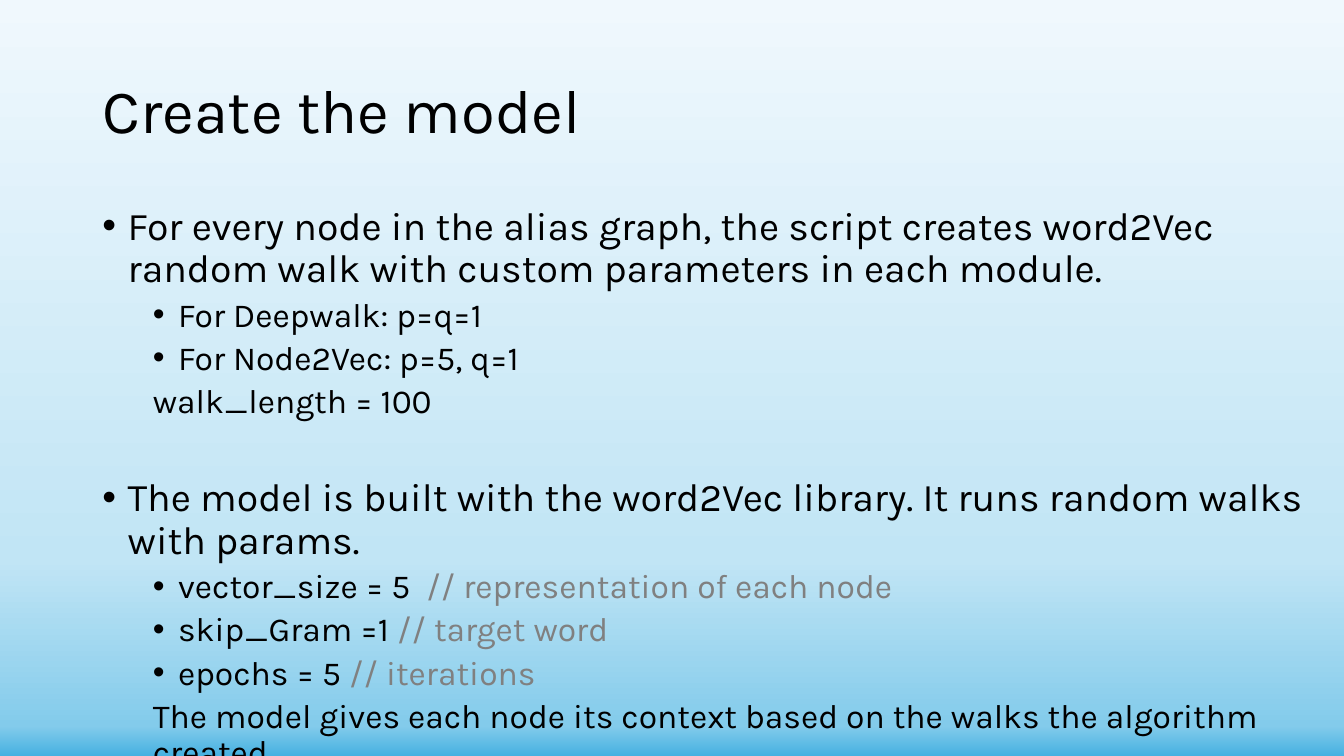
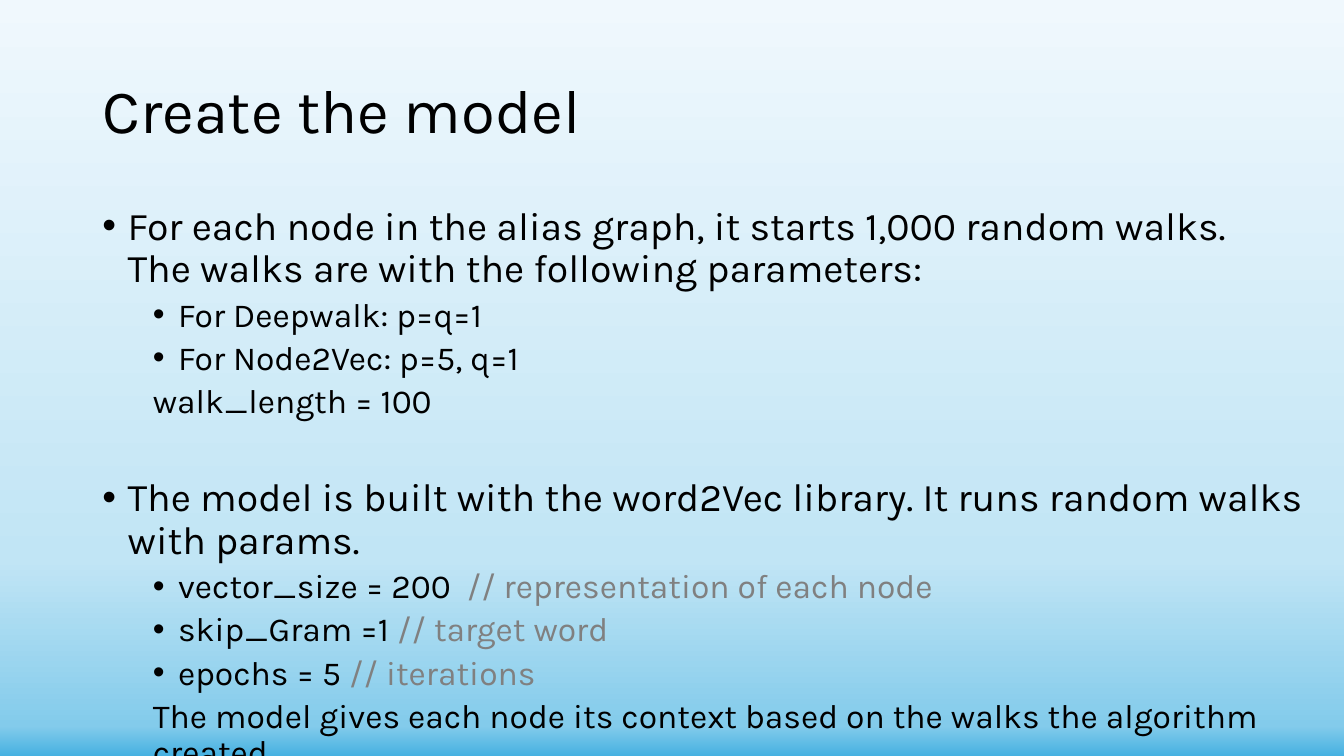
Before and after one commit to shachar700/Graph-Embedding, a slide deck: slide 14 of doc/Graph-Embedding Presentation.pptx. Drawn at 1344x756 pixels with LibreOffice and Linux fonts; fonts in the diff are those of the drawing. Boxes give left, top, right and bottom in pixels: in the first picture for what was removed or moved away, otherwise in the second. Text is boxed around its words. In the diff, an @@ line names an element or a change of style, - is before the commit and + after.

```diff
--- a/doc/Graph-Embedding Presentation.pptx
+++ b/doc/Graph-Embedding Presentation.pptx
@@ text at <box>128,213,1225,292</box>: text changed @@
-• For every node in the alias graph, the script creates word2Vec random walk with custom parameters in each module.
+• For each node in the alias graph, it starts 1,000 random walks.
+  The walks are with the following parameters:
@@ text at <box>178,575,933,606</box>: text changed @@
-  • vector_size = 5 // representation of each node
+  • vector_size = 200 // representation of each node
```
Also in this commit, not shown: 3 other slides changed, 5 other files.
